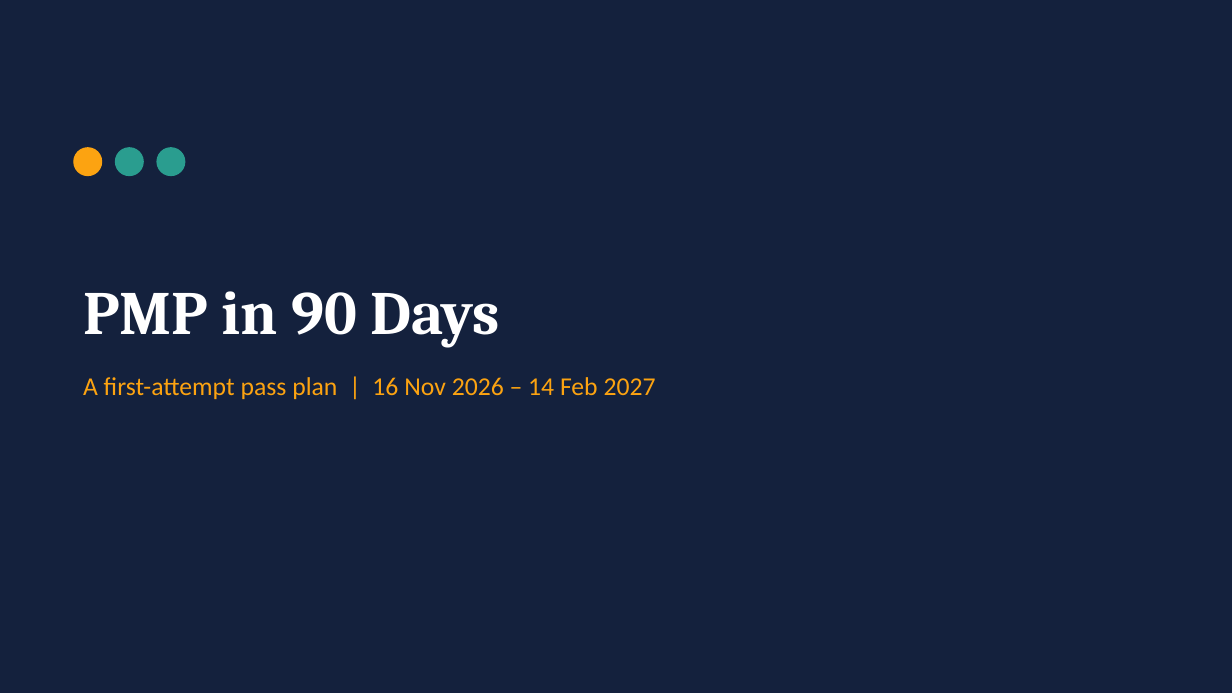
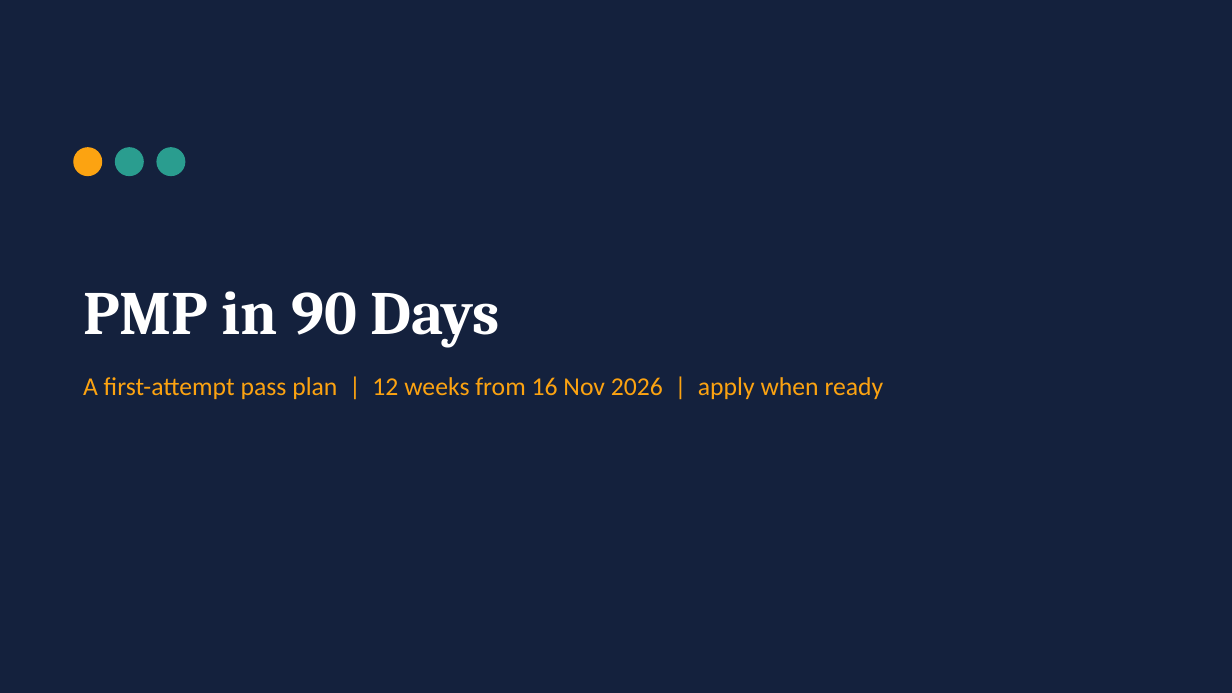
Before and after one commit to pushkar251019/Github, a slide deck: slide 1 of PMP_90_Day_Study_Plan.pptx. Drawn at 1232x693 pixels with LibreOffice and Linux fonts; fonts in the diff are those of the drawing. Boxes give left, top, right and bottom in pixels: in the first picture for what was removed or moved away, otherwise in the second. Text is boxed around its words. In the diff, an @@ line names an element or a change of style, - is before the commit and + after.

```diff
--- a/PMP_90_Day_Study_Plan.pptx
+++ b/PMP_90_Day_Study_Plan.pptx
@@ text at (83, 377, 884, 399): text changed @@
-A first-attempt pass plan | 16 Nov 2026 – 14 Feb 2027
+A first-attempt pass plan | 12 weeks from 16 Nov 2026 | apply when ready
```
Also in this commit, not shown: 8 other slides changed.
